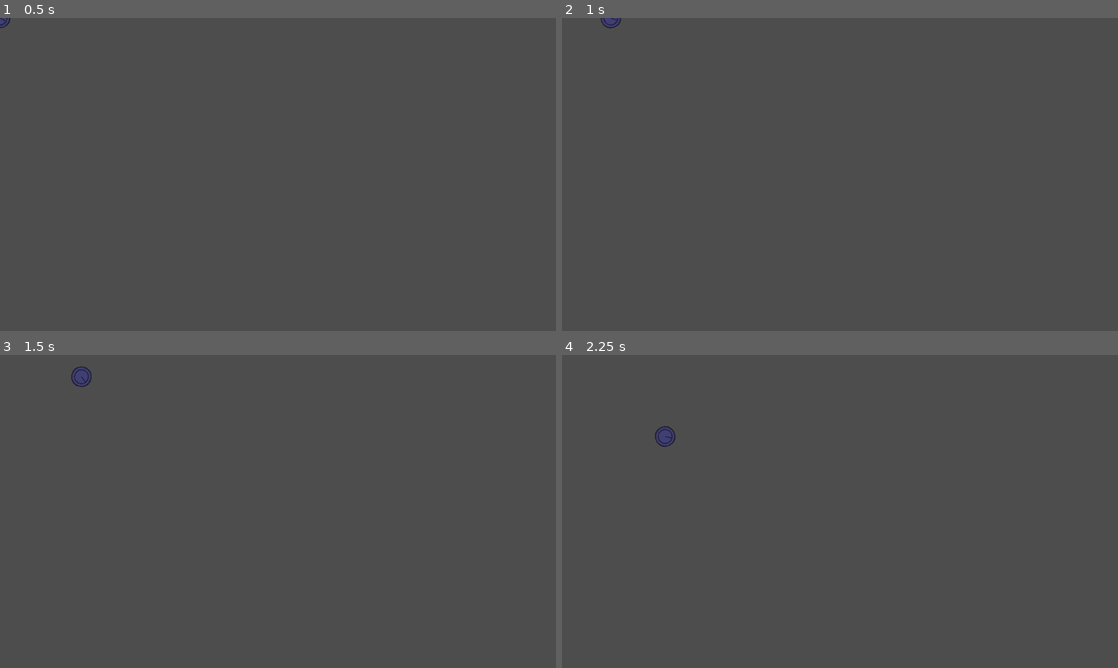
Above: before the commit, frames 1-4 (two rows, left to right).
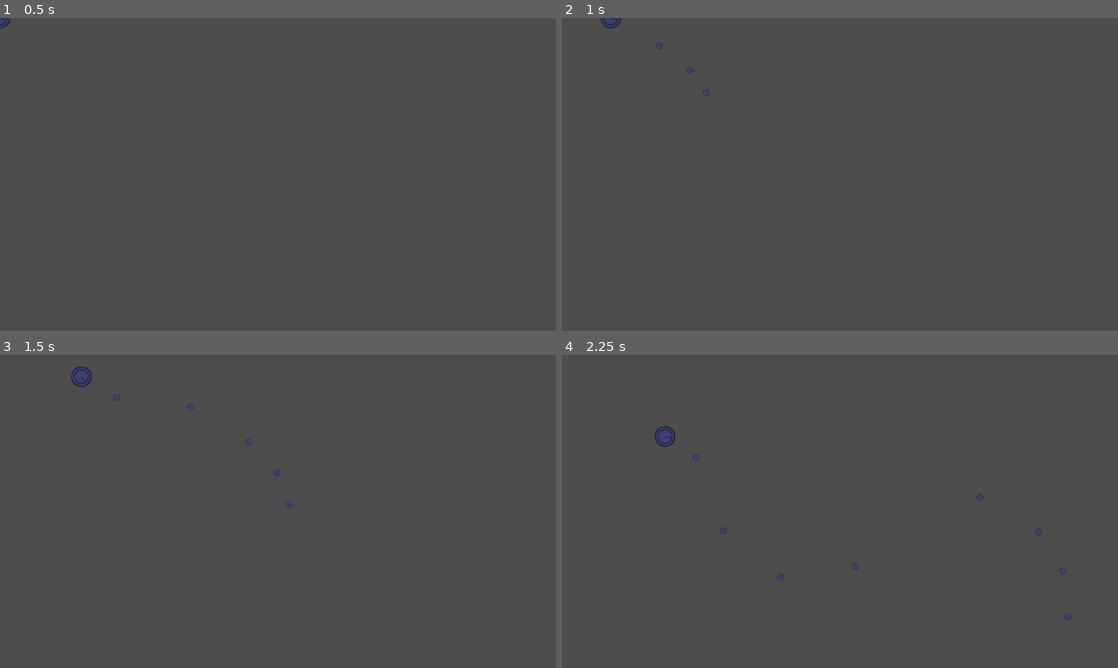
Above: after the commit, the same moments.

Repository: TunderEye/Poly-Survive
Game: Godot game, scene res://entity/player/player.tscn
The game is run twice, just before and just after one commit, with the same random seed, the same clock (stepped at 60 frames per second) and the same inputs. This scene is started directly instead of the project's main scene.
Inputs (mouse positions are in pixels of both pictures, inside the frame that each line leads up to):
- Up to frame 1 (0.5 s): no input
- Up to frame 2 (1 s): tap Enter (ui_accept) at 0.5, 0.6, 0.77 s; move the mouse to (962, 158) at 0.52 s; hold Right (ui_right) from 0.53 s (still down)
- Up to frame 3 (1.5 s): tap Enter (ui_accept) at 1.07, 1.35 s; move the mouse to (166, 527) at 1.27 s; release Right (ui_right) at 1.28 s; hold Down (ui_down) from 1.28 s (still down)
- Up to frame 4 (2.25 s): tap Enter (ui_accept) at 1.52, 1.82, 2.1 s; move the mouse to (895, 442) at 2.02 s; release Down (ui_down) at 2.03 s; hold Right (ui_right) from 2.03 s (still down)

Frame 1 is identical in both runs. In frame 2, less than 0.1% of the frame differs, in the area x 17-27%, y 7-25%; in frame 3, 0.1%; in frame 4, 0.2%, in the area x 23-92%, y 31-85%.

Commit message:
Add projectile instantiation to player

Diff:
--- a/entity/player/player.gd
+++ b/entity/player/player.gd
@@ -3,6 +3,7 @@
 @export var movement_speed : int = 250
 var mouse_direction : Vector2
 var movement_direction : Vector2
+var projectile_scene : PackedScene = preload("res://entity/projectile/projectile.tscn")
 
 
 func _process(_delta):
@@ -16,3 +17,11 @@
 	movement_direction = Input.get_vector("ui_left", "ui_right", "ui_up", "ui_down")
 	velocity = movement_direction * movement_speed
 	move_and_slide()
+
+
+	if Input.is_action_just_pressed("ui_accept"):
+		var projectile = projectile_scene.instantiate()
+
+		projectile.position = $ProjectileMarker.global_position
+		projectile.rotation = global_rotation
+		get_parent().add_child(projectile)
--- a/entity/player/player.tscn
+++ b/entity/player/player.tscn
@@ -18,3 +18,6 @@
 visible = false
 shape = SubResource("CircleShape2D_pd0ku")
 disabled = true
+
+[node name="ProjectileMarker" type="Marker2D" parent="."]
+position = Vector2(24, 0)
